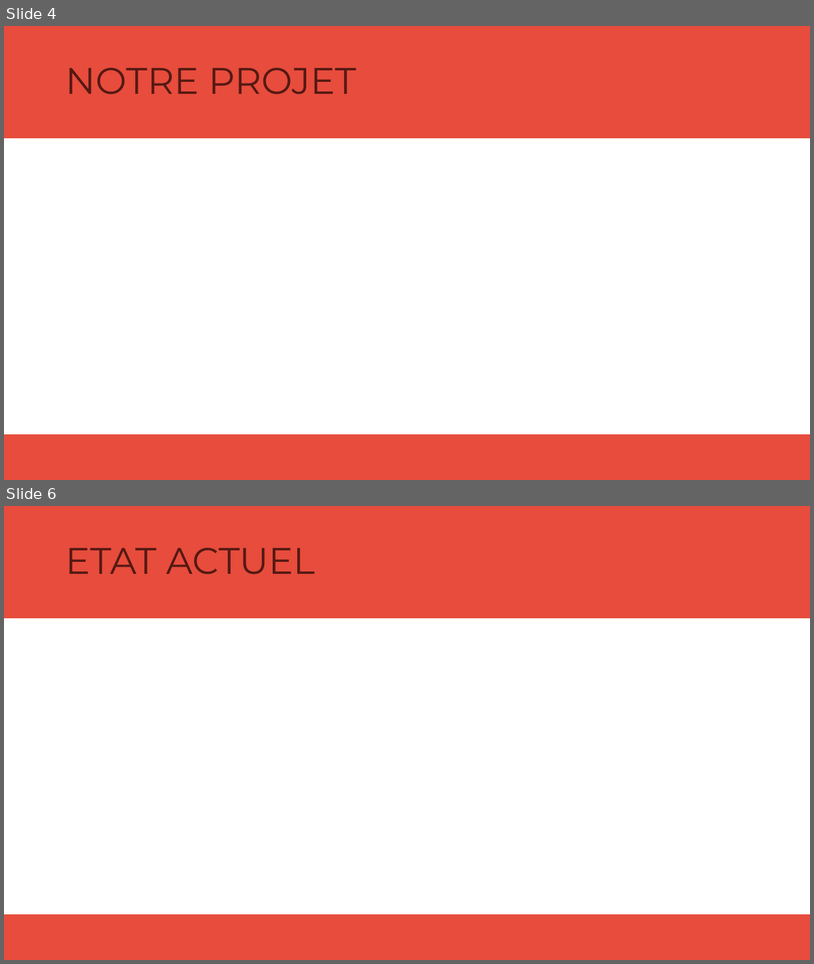
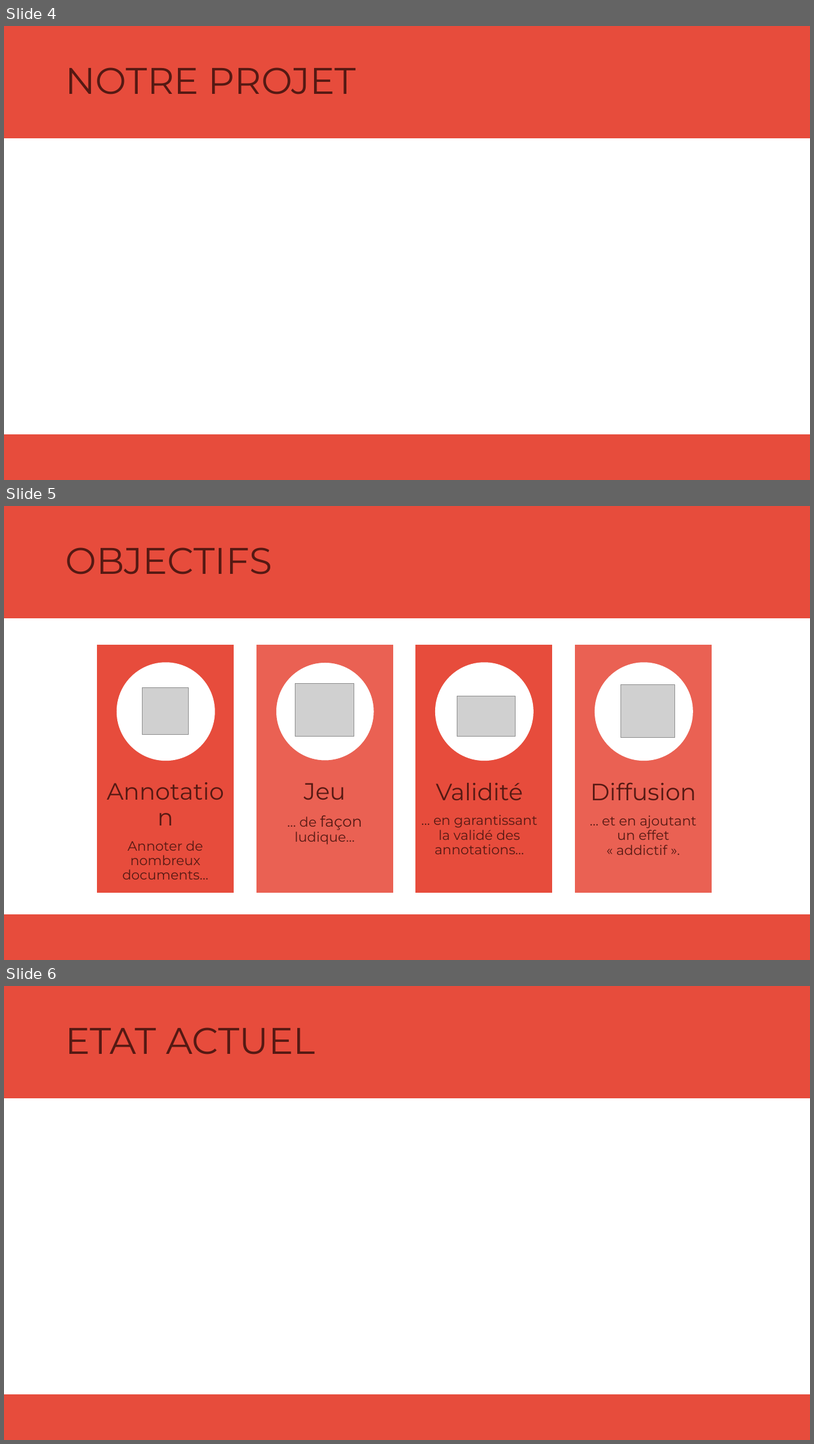
Before and after one commit to GauPanisset/Projet2A, a slide deck: Projet2AInter.pptx. Shown one above the other, each under a label of ours: slides 4 and 6 before the commit, slides 4, 5 and 6 after it; the slides between them are not shown. The pictures are 814x964 and 814x1444 pixels, drawn with LibreOffice and Linux fonts; fonts in the diff are those of the drawing; grey boxes stand for pictures. Boxes give left, top, right and bottom in pixels: in the first picture for what was removed or moved away, otherwise in the second. Text is boxed around its words. In the diff, an @@ line names an element or a change of style, - is before the commit and + after.

```diff
--- a/Projet2AInter.pptx
+++ b/Projet2AInter.pptx
@@ slide 5 added at bbox=[4, 506, 810, 960], background #FFFFFF; not listed: 2 template elements that a slide beside it also shows @@
@@ title added at bbox=[65, 547, 272, 574], 44 pt, text #551913 @@
+OBJECTIFS
@@ rectangle added at bbox=[98, 645, 234, 892], fill #E74C3C, outline #E74C3C 1 pt @@
@@ rectangle added at bbox=[257, 645, 393, 892], fill #EA6153, outline #EA6153 1 pt @@
@@ rectangle added at bbox=[417, 645, 552, 892], fill #E74C3C, outline #E74C3C 1 pt @@
@@ rectangle added at bbox=[576, 645, 712, 892], fill #EA6153, outline #EA6153 1 pt @@
@@ ellipse added at bbox=[117, 662, 215, 760], fill #FFFFFF @@
@@ ellipse added at bbox=[276, 662, 375, 760], fill #FFFFFF, outline #EA6153 1 pt @@
@@ ellipse added at bbox=[435, 662, 534, 760], fill #FFFFFF @@
@@ ellipse added at bbox=[595, 662, 693, 760], fill #FFFFFF @@
@@ picture added at bbox=[296, 683, 355, 736] @@
@@ picture added at bbox=[621, 684, 675, 738] @@
@@ picture added at bbox=[143, 687, 189, 734] @@
@@ picture added at bbox=[457, 696, 515, 736] @@
@@ text added at bbox=[295, 783, 362, 844], 16 pt, text #551913 @@
+Jeu
+… de façon ludique…
@@ text added at bbox=[434, 783, 537, 854], 16 pt, text #551913 @@
+Validité
+… en garantissant la validé des annotations…
@@ text added at bbox=[591, 782, 697, 855], 16 pt, text #551913 @@
+Diffusion
+… et en ajoutant un effet « addictif ».
@@ text added at bbox=[122, 840, 208, 879], 16 pt, text #551913 @@
+Annotation
+Annoter de nombreux documents…
```
Also in this commit, not shown: 1 slide changed, 1 other slide added, 2 slides removed.
